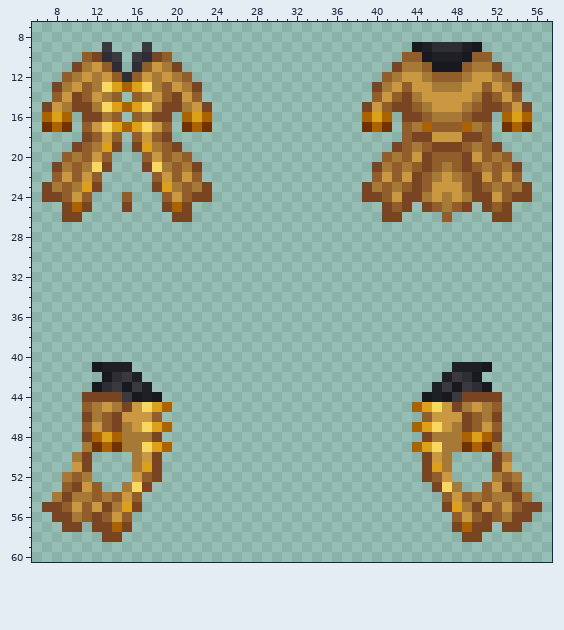
File history of a pixel-art sprite, Resources/Textures/SS220/Clothing/OuterClothing/Coats/qm_coat.rsi/equipped-OUTERCLOTHING.png. The picture above was drawn from the file before the commit.
The file is 64x64 pixels. Shown: x 6..57, y 7..60.
After the commit:
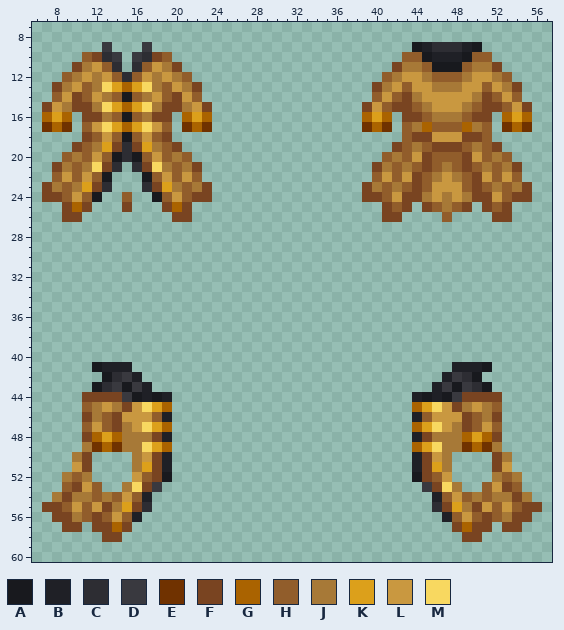
Palette (. is transparent): A #18191e  B #1f2026  C #2d2d33  D #39393f  E #703200  F #794421  G #aa6300  H #915d2b  J #a77937  K #dca01b  L #c99840  M #f8d860
The exact change:
y 14: x 15 . -> A
y 16: x 15 . -> A
y 18: x 15 . -> A
y 19: x 15 . -> C
y 20: x 14..16 ... -> ACA
y 21: x 14 . -> C; x 16 . -> C
y 22: x 13 . -> A; x 17 . -> A
y 23: x 13 . -> C; x 17 . -> C
y 24: x 12 . -> A; x 18 . -> A
y 44: x 19 . -> B; x 44 . -> B
y 46: x 19 . -> B; x 44 . -> B
y 48: x 19 . -> B; x 44 . -> B
y 50..51: x 19 . -> B; x 44 . -> B
y 52: x 19 . -> A; x 44 . -> A
y 53: x 18 . -> D; x 45 . -> D
y 54: x 17 . -> B; x 46 . -> B
y 55: x 17 . -> C; x 46 . -> C
y 56: x 16 . -> B; x 47 . -> B
Changed places in both pictures, as pixel boxes (x1, y1, x2, y2):
added: (92, 92, 162, 202)
added: (132, 392, 172, 522)
added: (412, 392, 452, 522)
